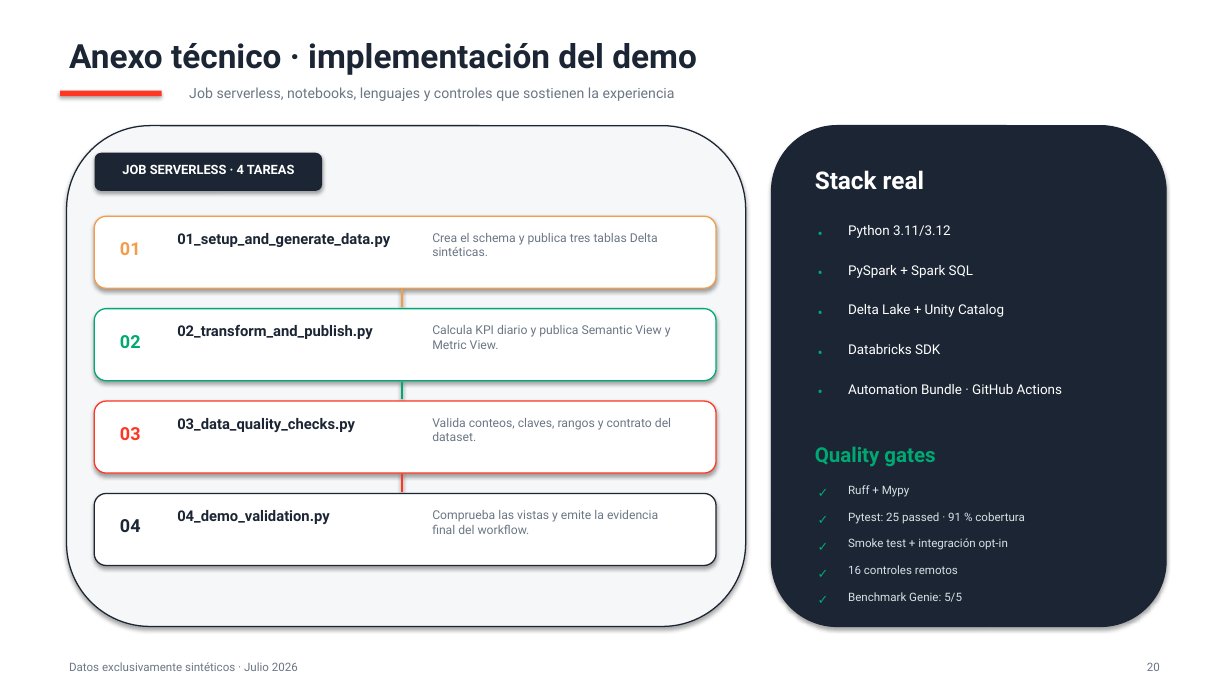
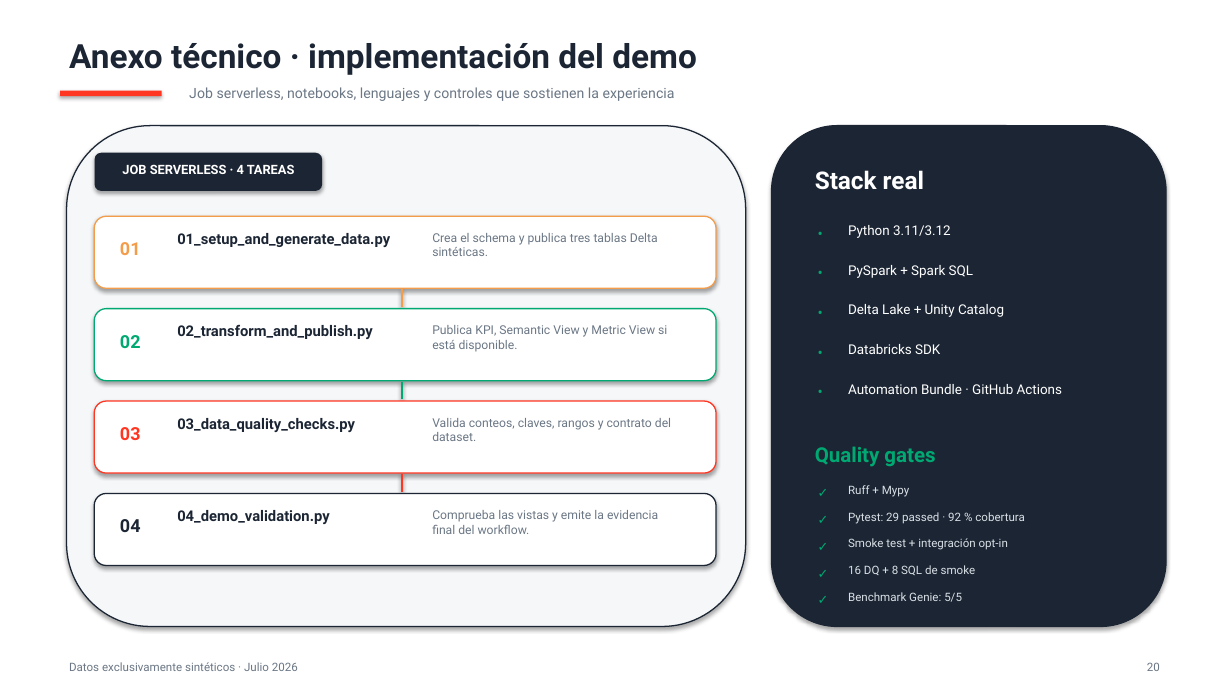
Before and after one commit to Rafavermar/Databricks-Genie-Demo, a slide deck: slide 20 of presentation/renewable_operations_demo.pptx. Drawn at 1232x693 pixels with LibreOffice and Linux fonts; fonts in the diff are those of the drawing. Boxes give left, top, right and bottom in pixels: in the first picture for what was removed or moved away, otherwise in the second. Text is boxed around its words. In the diff, an @@ line names an element or a change of style, - is before the commit and + after.

```diff
--- a/presentation/renewable_operations_demo.pptx
+++ b/presentation/renewable_operations_demo.pptx
@@ text at (x1=432, y1=325, x2=667, y2=352): text changed @@
-Calcula KPI diario y publica Semantic View y Metric View.
+Publica KPI, Semantic View y Metric View si está disponible.
@@ text at (x1=848, y1=512, x2=1025, y2=524): text changed @@
-Pytest: 25 passed · 91 % cobertura
+Pytest: 29 passed · 92 % cobertura
@@ text at (x1=848, y1=565, x2=976, y2=575): text changed @@
-16 controles remotos
+16 DQ + 8 SQL de smoke
```
Also in this commit, not shown: 7 other slides changed, 49 other files.
